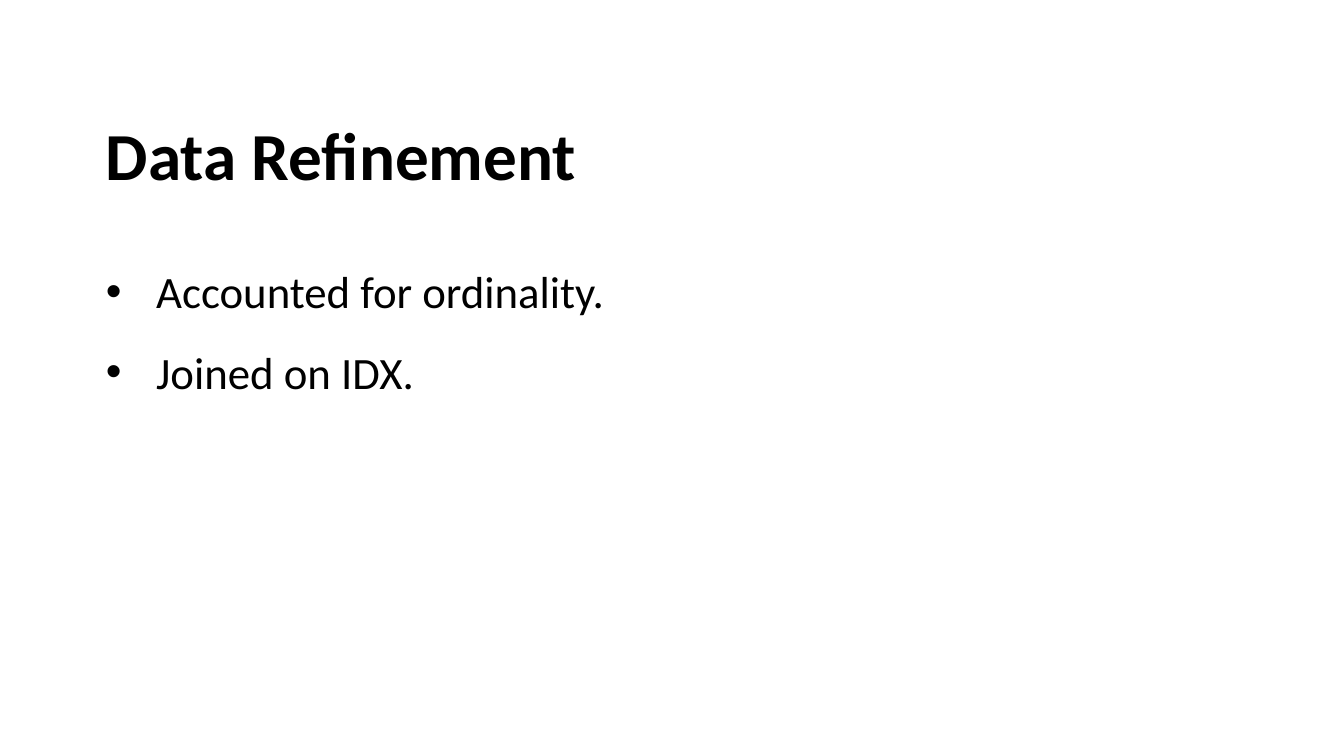
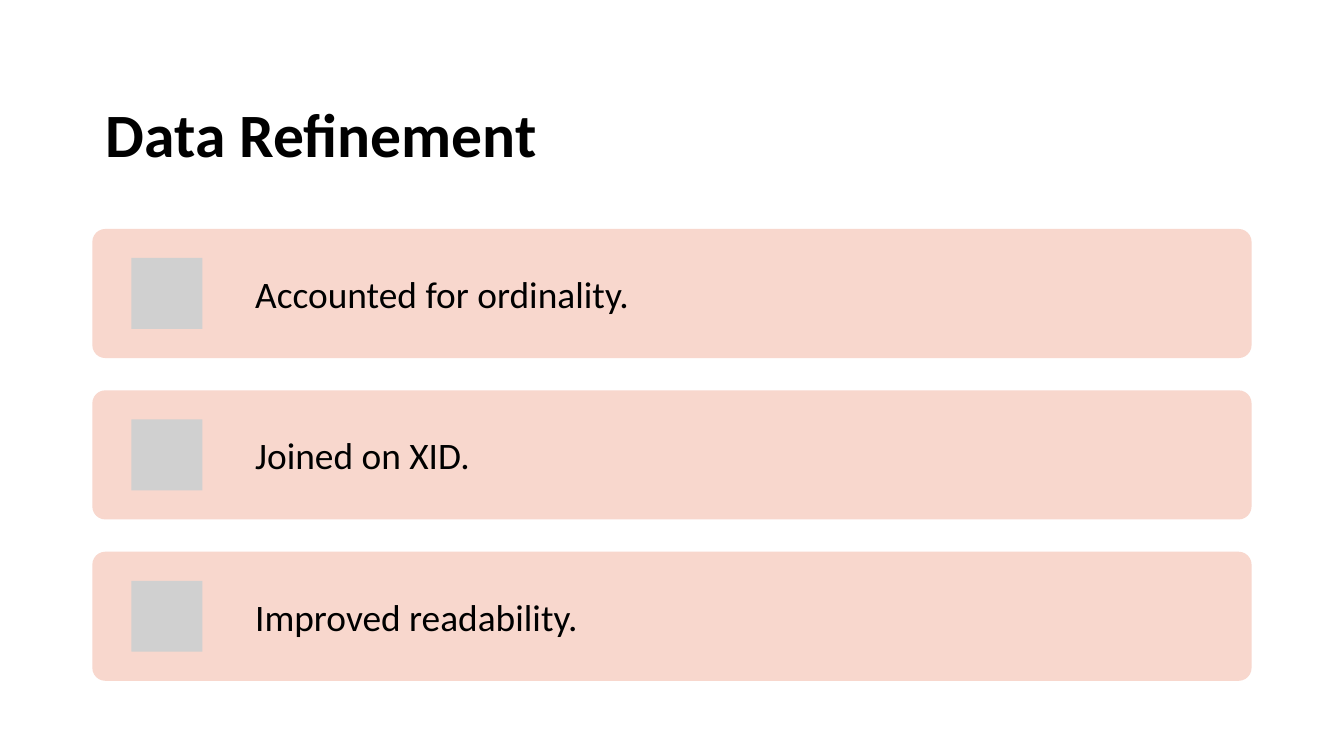
Before and after one commit to ethan-lott/saase-app, a slide deck: slide 3 of Presentation.pptx. Drawn at 1344x756 pixels with LibreOffice and Linux fonts; fonts in the diff are those of the drawing; grey boxes stand for pictures; background and template pictures are left out. Boxes give left, top, right and bottom in pixels: in the first picture for what was removed or moved away, otherwise in the second. Text is boxed around its words. In the diff, an @@ line names an element or a change of style, - is before the commit and + after.

```diff
--- a/Presentation.pptx
+++ b/Presentation.pptx
@@ text "Data Refinement": place and size @@
-text "Data Refinement" at bbox=[106, 132, 576, 181]
+text "Data Refinement" at bbox=[106, 113, 536, 158]
@@ text "Data Refinement" at bbox=[106, 113, 536, 158]: size 36 to 33 pt; vertical alignment top to middle @@
@@ text "Accounted for ordinality.": place and size @@
-text "Accounted for ordinality." at bbox=[156, 277, 603, 390]
+text "Accounted for ordinality." at bbox=[255, 282, 629, 314]
@@ text "Accounted for ordinality." at bbox=[255, 282, 629, 314]: size 24 to 20 pt; bullet • to none; line spacing 1.5 to 1; more space between paragraphs; vertical alignment top to middle @@
@@ text at bbox=[156, 358, 414, 390]: paragraph removed @@
-• Joined on IDX.
@@ group added at bbox=[93, 228, 1251, 681]: 3 rounded rectangles, 3 pictures, 2 texts @@
+Joined on XID.
+Improved readability.
```
Also in this commit, not shown: 5 other slides changed, 2 slides added, 1 slide removed, 4 other files.
